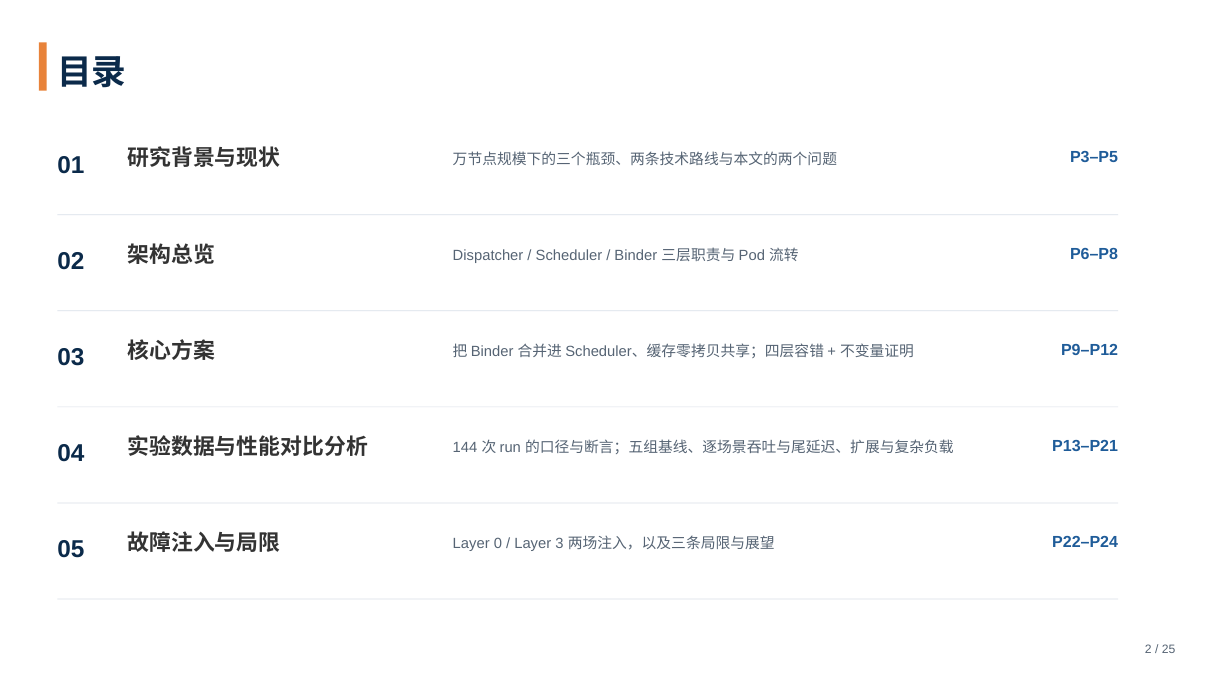
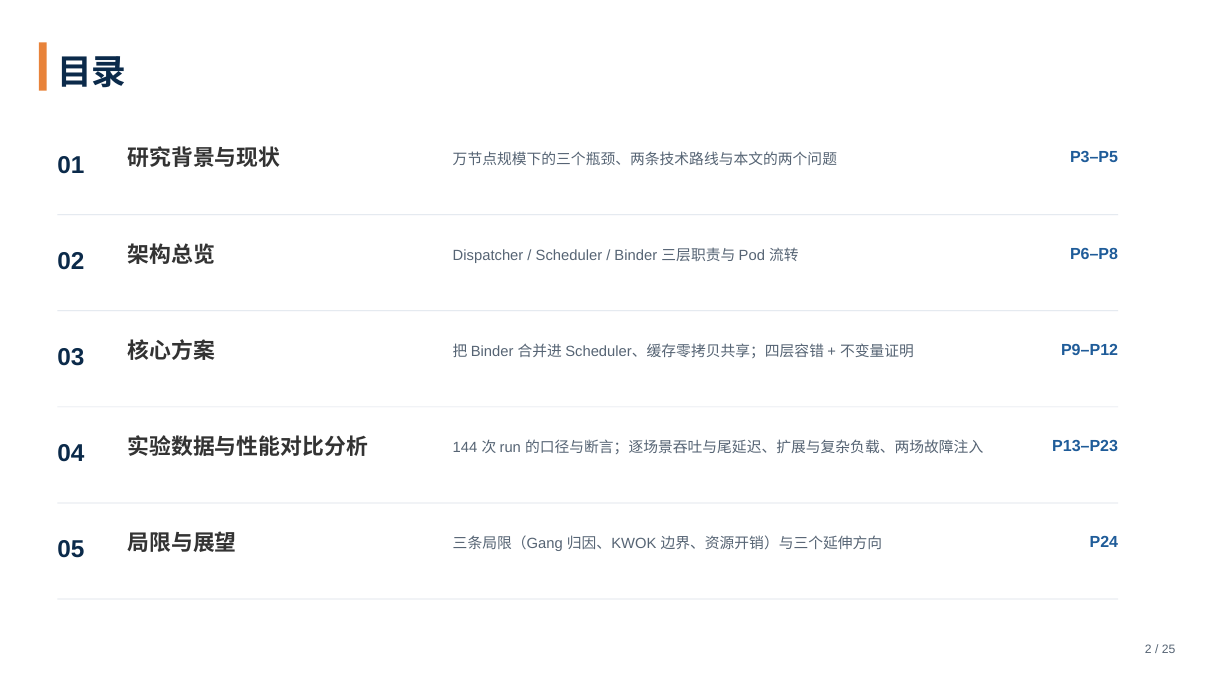
Before and after one commit to tengfei86/godel-scheduler, a slide deck: slide 2 of docs/thesis/defense/答辩PPT-基于etcd的分布式Kubernetes调度器.pptx. Drawn at 1232x693 pixels with LibreOffice and Linux fonts; fonts in the diff are those of the drawing. Boxes give left, top, right and bottom in pixels: in the first picture for what was removed or moved away, otherwise in the second. Text is boxed around its words. In the diff, an @@ line names an element or a change of style, - is before the commit and + after.

Commit message:
docs(thesis): 目录把「故障注入」并入 04，05 收为「局限与展望」
- 04 实验数据与性能对比分析：P13–P21 → **P13–P23**（含 Layer 0 / Layer 3 两场故障注入）
  描述：144 次 run 的口径与断言；吞吐、尾延迟、扩展与复杂负载、两场故障注入
- 05 由「故障注入与局限」改为「局限与展望」，覆盖 P24 单页
  描述：三条局限（Gang 归因、KWOK 边界、资源开销）与三个延伸方向
- 04 描述压到 5.4 in 单行显示（列宽 6.0 in）

```diff
--- a/docs/thesis/defense/答辩PPT-基于etcd的分布式Kubernetes调度器.pptx
+++ b/docs/thesis/defense/答辩PPT-基于etcd的分布式Kubernetes调度器.pptx
@@ text at box(453, 439, 983, 454): text changed @@
-144 次 run 的口径与断言；五组基线、逐场景吞吐与尾延迟、扩展与复杂负载
+144 次 run 的口径与断言；逐场景吞吐与尾延迟、扩展与复杂负载、两场故障注入
@@ text at box(1052, 440, 1118, 451): text changed @@
-P13–P21
+P13–P23
@@ text at box(128, 531, 237, 552): text changed @@
-故障注入与局限
+局限与展望
@@ text at box(453, 535, 883, 551): text changed @@
-Layer 0 / Layer 3 两场注入，以及三条局限与展望
+三条局限（Gang 归因、KWOK 边界、资源开销）与三个延伸方向
@@ text at box(1090, 536, 1118, 547): text changed @@
-P22–P24
+P24
```
Also in this commit, not shown: 2 other files.
